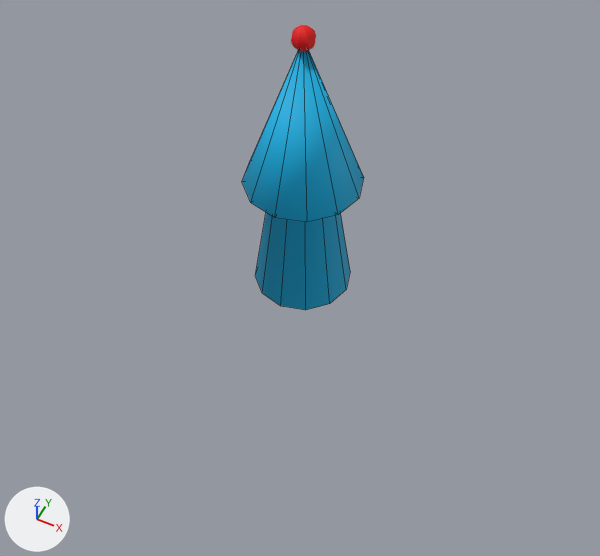
A saved change to the FBX model TestFunko/Assets/Models/touchpointer.fbx.
Before and after are seen from a 50 mm camera at (0.91, -1.84, 2.27) aimed at (0.11, -0.24, 0.27). Lighting does not change. The marker at lower left points along +X, +Y and +Z. Mesh edges are drawn as thin lines on the coarser meshes. Where no turn or scale is listed for an object, it has been applied to the vertices.

In view in the first picture: 'Arrow'.
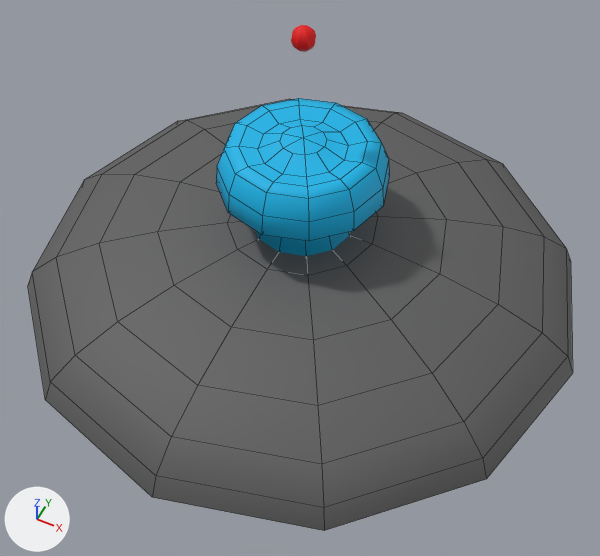
Location of each change, [x1, y1, x2, y2] in pixels of the pictures (600 x 556 px; the box of a moved part takes in the faces that stretch with it):
'Sphere', added: after [28, 99, 572, 531]
'Arrow', reshaped: before [242, 50, 364, 310]; after [216, 98, 389, 256]
part 1 of me_cylinder, moved or reshaped: before [255, 212, 350, 310]; after [256, 231, 350, 256]
part 2 of me_cylinder, built on: before [242, 50, 364, 222]; after [216, 98, 389, 241]

What the commit changed:
Material 'ButtonBlack_T' (mat_buttonblack_t) is new.
Its base color is (0.111, 0.111, 0.111) (dark grey #5e5e5e).
Its roughness is 0.669.
me_cylinder is used by ob_arrow; location (0.0, 0.0, 0.0).
Verts and faces of me_cylinder; kept vertices keep their numbers, new ones are numbered from 37.
Before the commit, vertices of me_cylinder: 0 (0.0, 0.175, 0.0), 2 (0.087, 0.152, 0.0), 4 (0.152, 0.087, 0.0) at pixel (350, 271), 6 (0.175, 0.0, 0.0) at pixel (346, 289), 8 (0.152, -0.088, 0.0) at pixel (329, 303).
Before the commit, vertices of me_cylinder: 10 (0.088, -0.152, 0.0) at pixel (305, 310), 12 (0.0, -0.175, 0.0) at pixel (280, 306), 14 (-0.087, -0.152, 0.0) at pixel (262, 293), 16 (-0.152, -0.088, 0.0) at pixel (255, 275), 18 (-0.175, 0.0, 0.0).
Before the commit, vertices of me_cylinder: 20 (-0.152, 0.087, 0.0), 22 (-0.088, 0.152, 0.0).
me_cylinder had 37 vertices, 37 faces and spanned x -0.2..0.2, y -0.2..0.2, z 0.0..0.981.
me_cylinder now has 97 vertices, 91 faces and spans x -0.287..0.287, y -0.287..0.287, z 0.0..0.63.
Part 1, on me_cylinder:
Vertex 0 moves to (0.0, 0.287, 0.0).
Vertex 2 moves to (0.143, 0.248, 0.0).
Vertex 4 moves to (0.248, 0.143, 0.0).
Vertex 6 moves to (0.287, 0.0, 0.0).
Vertex 8 moves to (0.248, -0.143, 0.0).
Vertex 10 moves to (0.143, -0.248, 0.0).
Vertex 12 moves to (0.0, -0.287, 0.0).
Vertex 14 moves to (-0.143, -0.248, 0.0).
Vertex 16 moves to (-0.248, -0.143, 0.0).
Vertex 18 moves to (-0.287, 0.0, 0.0).
Vertex 20 moves to (-0.248, 0.143, 0.0).
Vertex 22 moves to (-0.143, 0.248, 0.0).
Part 2, on me_cylinder:
1 vertex is removed from x 0.0, y 0.0, z 0.981.
12 faces are deleted.
12 vertices move from x -0.2..0.2, y -0.2..0.2, z 0.457 to x -0.283..0.283, y -0.283..0.283, z 0.457.
61 vertices are added at x -0.275..0.275, y -0.275..0.275, z 0.531..0.63.
66 new faces join them.
Mesh me_sphere_001 is new.
It has 73 vertices, 72 faces and spans x -1.0..1.0, y -1.0..1.0, z 0.0..0.28.
It uses material mat_buttonblack_t (dark grey #5e5e5e).
Object 'Sphere' (ob_sphere) is new; it shows me_sphere_001.
Its location is (0.0, 0.0, 0.0).
